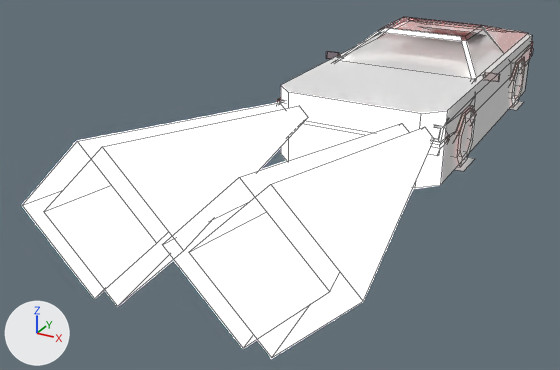
One commit to the FBX model Assets/FBX/Cars/Kronos/Kronos.fbx: the scene before it, then after it.
Camera for both pictures: a camera (50 mm lens) standing at (5.96, -18.21, 6.34) and looking at (-1.4, -4.82, -0.35). The axes (+X, +Y, +Z) are drawn at lower left. The lights are the same throughout. Mesh edges are drawn as thin lines. Where no turn or scale is listed for an object, it has been applied to the vertices.

The scene before the commit, as lines of its bpy script (objects in view):
```python
me_cube = bpy.data.meshes.new('Cube')
me_cube.from_pydata(...)  # 518 vertices, 467 faces; spans x -2.89..2.89, y -10.49..3.9, z -0.15..2.47
# faces by material slot: [451, 16]
me_cube.materials.append(mat_retroatlasuniversal)
me_cube.materials.append(mat_retroatlasgodray)  # white #e7e7e7
me_cube_001 = bpy.data.meshes.new('Cube.001')
me_cube_001.from_pydata(...)  # 16 vertices, 10 faces; spans x -1.85..1.85, y -4.37..3.9, z 0.0..1.58
ob_kronos1 = bpy.data.objects.new('kronos1', me_cube)
ob_kronos1.location = (0.0, 0.0, 0.0)
ob_kronos_cldr = bpy.data.objects.new('kronos_cldr', me_cube_001)
ob_kronos_cldr.location = (0.0, 0.0, 0.0)
```
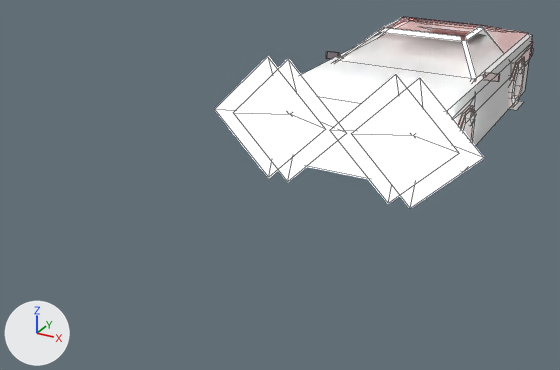
What changed in the scene script:
```text
Change me_cube:
    where me_cube.from_pydata(...)  # 518 vertices, 467 faces; spans x -2.89..2.89, y -10.49..3.9, z -0.15..2.47
    used by ob_kronos1; location = (0.0, 0.0, 0.0)
    me_cube part 1: all 16 vertices in x -2.89..2.89, y -10.49, z -0.15..2.47 are moved by (0.0, 5.5, 0.0)
```

Where the change shows, as pixel boxes [x1, y1, x2, y2] in the pictures (560 x 370 px; the box of a moved part takes in the faces that stretch with it):
'kronos1', reshaped (40% narrower, 44% shorter): before [22, 18, 504, 358]; after [215, 18, 504, 208]
part 1 of me_cube, moved or reshaped: before [22, 103, 434, 358]; after [215, 57, 484, 208]
